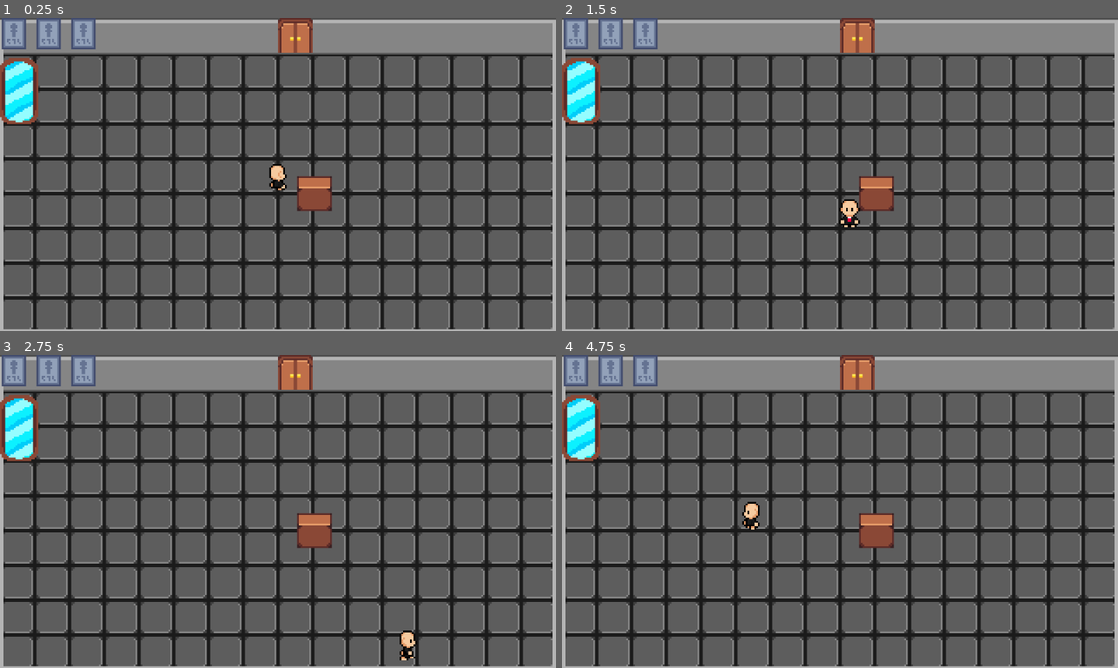
Above: before the commit, frames 1-4 (two rows, left to right).
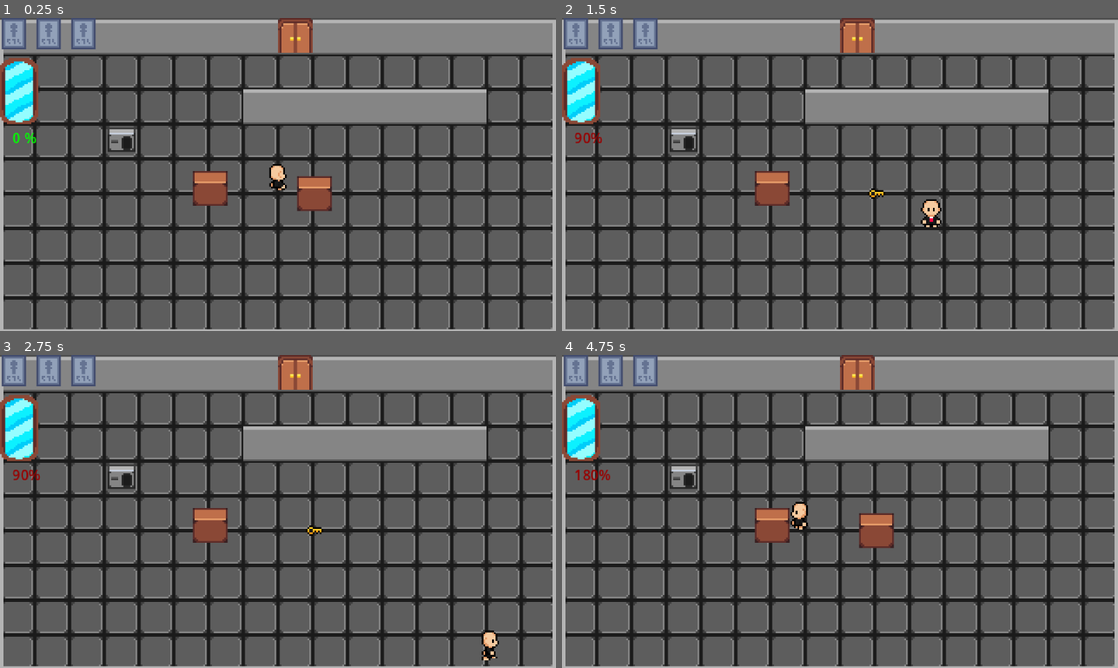
Above: after the commit, the same moments.

Repository: SpicyTime/JamsepticeyeGame
Game: Godot game, scene res://main/main.tscn
The game is run twice, just before and just after one commit, with the same random seed, the same clock (stepped at 60 frames per second) and the same inputs. The engine's default icon, where the game draws it, is replaced by a stand-in: a white triangle on a blue panel in a dark square.
Inputs:
- Up to frame 1 (0.25 s): no input
- Up to frame 2 (1.5 s): tap Enter at 0.5 s; hold D (move_right) 0.53-1.28 s; tap Z (activate_ability, bound only before the commit) at 0.6 s; tap E (interact, bound only after the commit) at 0.8, 1.35 s; hold S (move_down) from 1.28 s (still down)
- Up to frame 3 (2.75 s): tap Z (activate_ability, bound only before the commit) at 1.55, 2.1 s; release S (move_down) at 2.03 s; hold D (move_right) from 2.03 s (still down); tap E (interact, bound only after the commit) at 2.3 s
- Up to frame 4 (4.75 s): release D (move_right) at 2.78 s; hold W (move_up) 2.78-3.53 s; tap E (interact, bound only after the commit) at 2.85, 3.8 s; tap Z (activate_ability, bound only before the commit) at 3.05, 4.35 s; hold 0 3.53-4.28 s; hold A (move_left) from 3.53 s (still down); tap X (kill_self) at 4.15 s

The runs differ from the first frame. In frame 1, 5.7% of the frame differs, in the area x 2-88%, y 22-60%; in frame 2, 7.0%, in the area x 2-88%, y 22-67%; in frame 3, 6.9%; in frame 4, 6.2%.

Commit message:
Added the Soul Batteries and Respawn Station as well as the Guard Awareness label

Diff:
--- a/game/level_manager.gd
+++ b/game/level_manager.gd
@@ -9,6 +9,8 @@
 func _unhandled_input(event: InputEvent) -> void:
 	if Input.is_key_pressed(KEY_0):
 		reset_level()
+
+
 func _ready() -> void:
 	SignalManager.level_complete.connect(func ():
 		current_level_idx += 1
--- a/interactables/item_hiders/item_hider.gd
+++ b/interactables/item_hiders/item_hider.gd
@@ -4,17 +4,30 @@
 var reveal_mana_cost: int = 15
 func _ready() -> void:
 	SignalManager.swapped_live_mode.connect(func(alive):
+		if not item:
+			return
 		if alive and not item_revealed:
 			item.visible = false
 		else:
 			item.visible = true
 		)
+
+
+func break_box() -> void:
+	SignalManager.alarm_item_broken.emit(90)
+	queue_free()
+
+
 func handle_interact(player: Player) -> void:
-	if not item_revealed:
+	if player.is_alive() and not item:
+		break_box()
+		return
+
+	if not item_revealed and player.is_alive():
 		item_revealed = true
 		if item.has_method("enable_pickup"):
 			item.enable_pickup()
 		item.reparent(get_parent())
 		item.visible = true
-		player.consume_mana(reveal_mana_cost)
-		queue_free()
+		#player.consume_mana(reveal_mana_cost)
+		break_box()
--- a/level_system/base_level.tscn
+++ b/level_system/base_level.tscn
@@ -1,10 +1,11 @@
-[gd_scene load_steps=10 format=3 uid="uid://bvbvhue2xvy1t"]
+[gd_scene load_steps=15 format=3 uid="uid://bvbvhue2xvy1t"]
 
 [ext_resource type="Texture2D" uid="uid://bo5es1vwialhq" path="res://level_system/textures/FloorTiles.png" id="1_1d1fa"]
 [ext_resource type="Script" uid="uid://c2wysfqfsuarw" path="res://level_system/level.gd" id="1_4sx5k"]
 [ext_resource type="PackedScene" uid="uid://jqbvb8p7iwbh" path="res://player/player.tscn" id="1_6h4uu"]
 [ext_resource type="PackedScene" uid="uid://tyykhl5jkmp4" path="res://level_system/exit_door.tscn" id="3_1d1fa"]
 [ext_resource type="Texture2D" uid="uid://ddsv4vcvjumry" path="res://level_system/textures/WallTile.png" id="3_cn4wh"]
+[ext_resource type="PackedScene" uid="uid://dnby6yl4lssjn" path="res://level_system/respawn_station.tscn" id="6_inehf"]
 
 [sub_resource type="TileSetAtlasSource" id="TileSetAtlasSource_1d1fa"]
 texture = ExtResource("1_1d1fa")
@@ -42,6 +43,18 @@
 physics_layer_0/collision_layer = 1
 sources/0 = SubResource("TileSetAtlasSource_inehf")
 
+[sub_resource type="RectangleShape2D" id="RectangleShape2D_cn4wh"]
+size = Vector2(320, 5)
+
+[sub_resource type="RectangleShape2D" id="RectangleShape2D_inehf"]
+size = Vector2(320, 5)
+
+[sub_resource type="RectangleShape2D" id="RectangleShape2D_reay7"]
+size = Vector2(5, 180)
+
+[sub_resource type="RectangleShape2D" id="RectangleShape2D_8svdi"]
+size = Vector2(5, 180)
+
 [node name="BaseLevel" type="Node2D"]
 script = ExtResource("1_4sx5k")
 
@@ -61,3 +74,38 @@
 position = Vector2(-2, -78)
 
 [node name="Player" parent="." instance=ExtResource("1_6h4uu")]
+
+[node name="Boundaries" type="Node" parent="."]
+
+[node name="TopBoundary" type="StaticBody2D" parent="Boundaries"]
+collision_layer = 255
+
+[node name="CollisionShape2D" type="CollisionShape2D" parent="Boundaries/TopBoundary"]
+position = Vector2(7, -91)
+shape = SubResource("RectangleShape2D_cn4wh")
+
+[node name="BottomBoundary" type="StaticBody2D" parent="Boundaries"]
+collision_layer = 255
+
+[node name="CollisionShape2D" type="CollisionShape2D" parent="Boundaries/BottomBoundary"]
+position = Vector2(7, 86)
+shape = SubResource("RectangleShape2D_inehf")
+
+[node name="LeftBoundary" type="StaticBody2D" parent="Boundaries"]
+collision_layer = 255
+
+[node name="CollisionShape2D" type="CollisionShape2D" parent="Boundaries/LeftBoundary"]
+position = Vector2(164, -3)
+shape = SubResource("RectangleShape2D_reay7")
+
+[node name="RightBoundary" type="StaticBody2D" parent="Boundaries"]
+collision_layer = 255
+
+[node name="CollisionShape2D" type="CollisionShape2D" parent="Boundaries/RightBoundary"]
+position = Vector2(-158, 0)
+shape = SubResource("RectangleShape2D_8svdi")
+
+[node name="Camera2D" type="Camera2D" parent="."]
+
+[node name="RespawnStation" parent="." instance=ExtResource("6_inehf")]
+position = Vector2(-94, -30)
--- a/level_system/exit_door.gd
+++ b/level_system/exit_door.gd
@@ -1,17 +1,24 @@
 extends StaticBody2D
 @export var requires_key: bool = false
+@export var soul_batteries_required: int = 0
+var soul_batteries_filled: int = 0
+
 func _ready() -> void:
 	# Change Sprite based on key requirement
 	pass
 
 
 func handle_interact(player: Player) -> void:
-	if requires_key:
-		if player.has_key:
+	if not player.is_alive():
+		return
+
+	if requires_key or soul_batteries_required > 0:
+		if player.has_key or soul_batteries_filled == soul_batteries_filled:
 			# Play animation
 			# Make the signal play after animation
 			SignalManager.level_complete.emit()
 	else:
 		# Play animation
 		# Make the signal play after animation
+
 		SignalManager.level_complete.emit()
--- a/level_system/levels/level_1.tscn
+++ b/level_system/levels/level_1.tscn
@@ -10,7 +10,7 @@
 tile_map_data = PackedByteArray("AAD5//z/AQAAAAAAAAD5//3/AQAAAAAAAAD5//7/AQAAAAAAAAD5////AQAAAAAAAAD5/wAAAQAAAAAAAAD5/w …(2224 unchanged characters)…
 
 [node name="Walls" parent="." index="2"]
-tile_map_data = PackedByteArray("AAD4//3/AAAAAAEAAAD4//7/AAA …(671 unchanged characters)… ABAAAAAAAGAPz/AAABAAAAAAAHAPz/AAACAAAAAAA=")
+tile_map_data = PackedByteArray("AAD4//3/AAAAAAEAAAD4//7/AAA …(671 unchanged characters)… ABAAAAAAAGAPz/AAABAAAAAAAHAPz/AAACAAAAAAD///7/AAABAAAAAAAAAP7/AAABAAAAAAABAP7/AAABAAAAAAACAP7/AAABAAAAAAADAP7/AAABAAAAAAAEAP7/AAABAAAAAAAFAP7/AAABAAAAAAA=")
 
 [node name="ExitDoor" parent="." index="4"]
 position = Vector2(10, -81)
@@ -21,3 +21,9 @@
 
 [node name="Key" parent="ItemHider" index="3" instance=ExtResource("3_0fkk8")]
 visible = false
+
+[node name="ItemHider2" parent="." index="7" instance=ExtResource("2_1clyw")]
+position = Vector2(-39, 7)
+
+[node name="RespawnStation" parent="." index="10"]
+position = Vector2(-90, -22)
--- /dev/null
+++ b/level_system/respawn_station.gd
@@ -0,0 +1,5 @@
+extends Node2D
+
+func handle_interact(player: Player):
+	player.swap_living_status(true)
+	player.position = $PlayerSpawn.global_position
--- /dev/null
+++ b/level_system/respawn_station.tscn
@@ -0,0 +1,32 @@
+[gd_scene load_steps=6 format=3 uid="uid://dnby6yl4lssjn"]
+
+[ext_resource type="Script" uid="uid://8li4pi1qvyee" path="res://level_system/respawn_station.gd" id="1_wawvr"]
+[ext_resource type="Texture2D" uid="uid://3rrp2m1ccus7" path="res://game/RespawnStation.png" id="2_1d6ej"]
+[ext_resource type="PackedScene" uid="uid://drded2eq1e03t" path="res://interactables/interactable.tscn" id="3_rmdrm"]
+
+[sub_resource type="RectangleShape2D" id="RectangleShape2D_j2gub"]
+
+[sub_resource type="RectangleShape2D" id="RectangleShape2D_wawvr"]
+size = Vector2(16, 10)
+
+[node name="RespawnStation" type="StaticBody2D"]
+script = ExtResource("1_wawvr")
+
+[node name="Sprite2D" type="Sprite2D" parent="."]
+texture = ExtResource("2_1d6ej")
+
+[node name="Interactable" parent="." instance=ExtResource("3_rmdrm")]
+
+[node name="Area2D" type="Area2D" parent="Interactable"]
+
+[node name="CollisionShape2D" type="CollisionShape2D" parent="Interactable/Area2D"]
+visible = false
+shape = SubResource("RectangleShape2D_j2gub")
+
+[node name="CollisionShape2D" type="CollisionShape2D" parent="."]
+visible = false
+position = Vector2(0, -1)
+shape = SubResource("RectangleShape2D_wawvr")
+
+[node name="PlayerSpawn" type="Marker2D" parent="."]
+position = Vector2(0, 9)
--- /dev/null
+++ b/level_system/soul_battery.gd
@@ -0,0 +1,9 @@
+extends StaticBody2D
+var mana_cost: int = 33
+var filled: bool = false
+
+func handle_interact(player: Player):
+	if not player.is_alive() and player.current_mana > mana_cost and not filled:
+		SignalManager.soul_battery_filled.emit()
+		player.consume_mana(mana_cost)
+		filled = true
--- /dev/null
+++ b/level_system/soul_battery.tscn
@@ -0,0 +1,23 @@
+[gd_scene load_steps=5 format=3 uid="uid://c6so2q1nboviv"]
+
+[ext_resource type="Script" uid="uid://146m86031p5d" path="res://level_system/soul_battery.gd" id="1_7h5kl"]
+[ext_resource type="PackedScene" uid="uid://drded2eq1e03t" path="res://interactables/interactable.tscn" id="1_5624n"]
+
+[sub_resource type="RectangleShape2D" id="RectangleShape2D_fmjj2"]
+
+[sub_resource type="RectangleShape2D" id="RectangleShape2D_7h5kl"]
+
+[node name="SoulBattery" type="StaticBody2D"]
+script = ExtResource("1_7h5kl")
+
+[node name="CollisionShape2D" type="CollisionShape2D" parent="."]
+shape = SubResource("RectangleShape2D_fmjj2")
+
+[node name="Sprite2D" type="Sprite2D" parent="."]
+
+[node name="Interactable" parent="." instance=ExtResource("1_5624n")]
+
+[node name="Area2D" type="Area2D" parent="Interactable"]
+
+[node name="CollisionShape2D" type="CollisionShape2D" parent="Interactable/Area2D"]
+shape = SubResource("RectangleShape2D_7h5kl")
--- a/main/autoloads/signal_manager.gd
+++ b/main/autoloads/signal_manager.gd
@@ -9,3 +9,6 @@
 signal mana_consumed
 # Level System
 signal level_complete
+signal alarm_item_broken(value: int)
+signal alarm_triggered
+signal soul_battery_filled
--- a/player/player.gd
+++ b/player/player.gd
@@ -1,5 +1,7 @@
 extends CharacterBody2D
 class_name Player
+var player_burial_site: Texture2D = preload("res://player/textures/BurialSite.png")
+
 var active_state: Node = null
 var input_vector: Vector2 = Vector2.ZERO
 var facing_vector: Vector2 = Vector2(1, -1)
@@ -22,9 +24,7 @@
 		if Input.is_action_just_pressed("kill_self"):
 			if active_state == $LivingState:
 				swap_living_status(false)
-			else:
-				swap_living_status(true)
-		if Input.is_action_just_pressed("activate_ability"):
+		if Input.is_action_just_pressed("interact"):
 			SignalManager.interacted.emit(get_tree().get_first_node_in_group("Current Interactables"), self)
 
 
@@ -77,6 +77,10 @@
 	$AnimatedSprite2D.play(animation_path)
 
 
+func is_alive() -> bool:
+	return active_state == $LivingState
+
+
 func consume_mana(amount: int):
 	current_mana -= amount
 	SignalManager.player_mana_changed.emit(current_mana)
@@ -86,16 +90,10 @@
 	print("Resurrecting")
 	active_state = $LivingState
 	resurrection_count += 1
-	# Deletes the dead body
-	var main_node = get_tree().root.get_node("Main")
-	var body_sprite: Sprite2D = main_node.get_node("Game").get_node("DeadBodySprite")
-	if body_sprite:
-		body_sprite.queue_free()
-
 	mana_drain_timer.stop()
-	position = body_position
+	#position = body_position
 	velocity = Vector2.ZERO
-	# Invincibility
+	 #Invincibility;
 	$Hurtbox.set_collision_mask_value(2, false)
 	$InvincibilityTimer.start()
 	SignalManager.player_resurrect.emit()
@@ -106,7 +104,7 @@
 	active_state = $DeadState
 	current_mana = max_mana
 	mana_drain_timer.start()
-	spawn_body()
+	#spawn_body()
 	if resurrection_count == max_resurrection_count:
 		SignalManager.player_fully_dead.emit()
 		get_tree().call_deferred("reload_current_scene")
@@ -116,19 +114,25 @@
 	# Handles death
 	if not living and active_state != $DeadState:
 		die()
+		set_collision_mask_value(2, true)
+		set_collision_mask_value(1, false)
 	# Handles life
 	elif living and active_state != $LivingState and resurrection_count <  max_resurrection_count :
 		resurrect()
+		set_collision_mask_value(2, false)
+		set_collision_mask_value(1, true)
+
 	SignalManager.swapped_live_mode.emit(living)
 
 
 func spawn_body() -> void:
 	var dead_body_sprite: Sprite2D = Sprite2D.new()
 	# Sets up the sprite
-	dead_body_sprite.texture = preload("res://icon.svg")
+	dead_body_sprite.texture = player_burial_site
 	dead_body_sprite.position = position
 	body_position = position
 	dead_body_sprite.name = "DeadBodySprite"
+	dead_body_sprite.z_index = 5
 	# Adds to tree
 	var main_node = get_tree().root.get_node("Main")
 	main_node.get_node("Game").add_child(dead_body_sprite)
@@ -138,7 +142,7 @@
 	var passive_mana_removal: int =  int(max_mana * mana_drain)
 	consume_mana(passive_mana_removal)
 	if current_mana <= 1:
-		swap_living_status(true)
+		SignalManager.player_fully_dead.emit()
 
 
 func _on_invincibility_timer_timeout() -> void:
--- a/project.godot
+++ b/project.godot
@@ -67,9 +67,9 @@
 "events": [Object(InputEventKey,"resource_local_to_scene":false,"resource_name":"","device":-1,"window_id":0,"alt_press …(192 unchanged characters)…
 ]
 }
-activate_ability={
+interact={
 "deadzone": 0.2,
-"events": [Object(InputEventKey,"resource_local_to_scene":fa …(140 unchanged characters)… d":false,"keycode":0,"physical_keycode":90,"key_label":0,"unicode":122,"location":0,"echo":false,"script":null)
+"events": [Object(InputEventKey,"resource_local_to_scene":fa …(140 unchanged characters)… d":false,"keycode":0,"physical_keycode":69,"key_label":0,"unicode":101,"location":0,"echo":false,"script":null)
 ]
 }
 
--- a/ui/hud.gd
+++ b/ui/hud.gd
@@ -5,8 +5,7 @@
 @onready var resurrection_stone_2: TextureRect = $Resurrections/ResurrectionStone2
 @onready var resurrection_stone_3: TextureRect = $Resurrections/ResurrectionStone3
 @onready var spirit_mana_bar: TextureProgressBar = $SpiritManaBar
-
-
+@onready var security_awareness_label: Label = $SecurityAwarenessLabel
 
 func _ready() -> void:
 	resurrection_stones = [resurrect_stone_1, resurrection_stone_2, resurrection_stone_3]
@@ -19,5 +18,17 @@
 	SignalManager.player_mana_changed.connect(func(value: float):
 		spirit_mana_bar.value = value
 		)
+	SignalManager.alarm_item_broken.connect(func(alarm_increase: int):
+		var security_awareness: int = int(security_awareness_label.text)
+		security_awareness += alarm_increase
+		security_awareness_label.text = str(security_awareness) + "%"
+		if security_awareness > 25:
+			security_awareness_label.add_theme_color_override("font_color", Color(1, 1, 0, 1))
+		if security_awareness > 50:
+			security_awareness_label.add_theme_color_override("font_color", Color(1, 0, 0, 1))
+		if security_awareness > 75:
+			security_awareness_label.add_theme_color_override("font_color", Color(0.6, 0, 0, 1))
+		)
+
 func reset() -> void:
 	pass
--- a/ui/hud.tscn
+++ b/ui/hud.tscn
@@ -1,10 +1,10 @@
 [gd_scene load_steps=6 format=3 uid="uid://cvgt6m3tjswig"]
 
 [ext_resource type="Script" uid="uid://to1l3ios7ilc" path="res://ui/hud.gd" id="1_276te"]
-[ext_resource type="Texture2D" uid="uid://d1wcoaqmc7bcm" path="res://game/OtherResurrectionStone.png" id="2_7ihmi"]
-[ext_resource type="Texture2D" uid="uid://cgdk8blma7gop" path="res://game/ProgressHolder.png" id="3_7ihmi"]
-[ext_resource type="Texture2D" uid="uid://r2j4l14nc2ly" path="res://game/ProgressHolderOver.png" id="4_1v5rv"]
-[ext_resource type="Texture2D" uid="uid://diesjuq6succ8" path="res://game/Progress.png" id="4_en2x2"]
+[ext_resource type="Texture2D" uid="uid://d1wcoaqmc7bcm" path="res://ui/textures/OtherResurrectionStone.png" id="2_7ihmi"]
+[ext_resource type="Texture2D" uid="uid://cgdk8blma7gop" path="res://ui/textures/ProgressHolder.png" id="3_7ihmi"]
+[ext_resource type="Texture2D" uid="uid://r2j4l14nc2ly" path="res://ui/textures/ProgressHolderOver.png" id="4_1v5rv"]
+[ext_resource type="Texture2D" uid="uid://diesjuq6succ8" path="res://ui/textures/Progress.png" id="4_en2x2"]
 
 [node name="Hud" type="Control"]
 layout_mode = 3
@@ -43,3 +43,13 @@
 texture_over = ExtResource("4_1v5rv")
 texture_progress = ExtResource("4_en2x2")
 texture_progress_offset = Vector2(3, 2)
+
+[node name="SecurityAwarenessLabel" type="Label" parent="."]
+layout_mode = 0
+offset_left = 7.0
+offset_top = 63.0
+offset_right = 47.0
+offset_bottom = 86.0
+theme_override_colors/font_color = Color(0, 1, 0, 1)
+theme_override_font_sizes/font_size = 8
+text = "0 %"
Binary file added: game/AlarmProgresss.png
Not shown, added: game/AlarmProgresss.png.import
Binary file added: game/ProgressHolderHor.png
Not shown, changed: game/ProgressHolderHor.png.import
Binary file added: game/RespawnStation.png
Not shown, added: game/RespawnStation.png.import
Binary file added: player/textures/BurialSite.png
Not shown, added: player/textures/BurialSite.png.import
Renamed: game/OtherResurrectionStone.png -> ui/textures/OtherResurrectionStone.png
Not shown, changed: ui/textures/OtherResurrectionStone.png.import
Renamed: game/Progress.png -> ui/textures/Progress.png
Not shown, changed: ui/textures/Progress.png.import
(and 4 more such lines)
